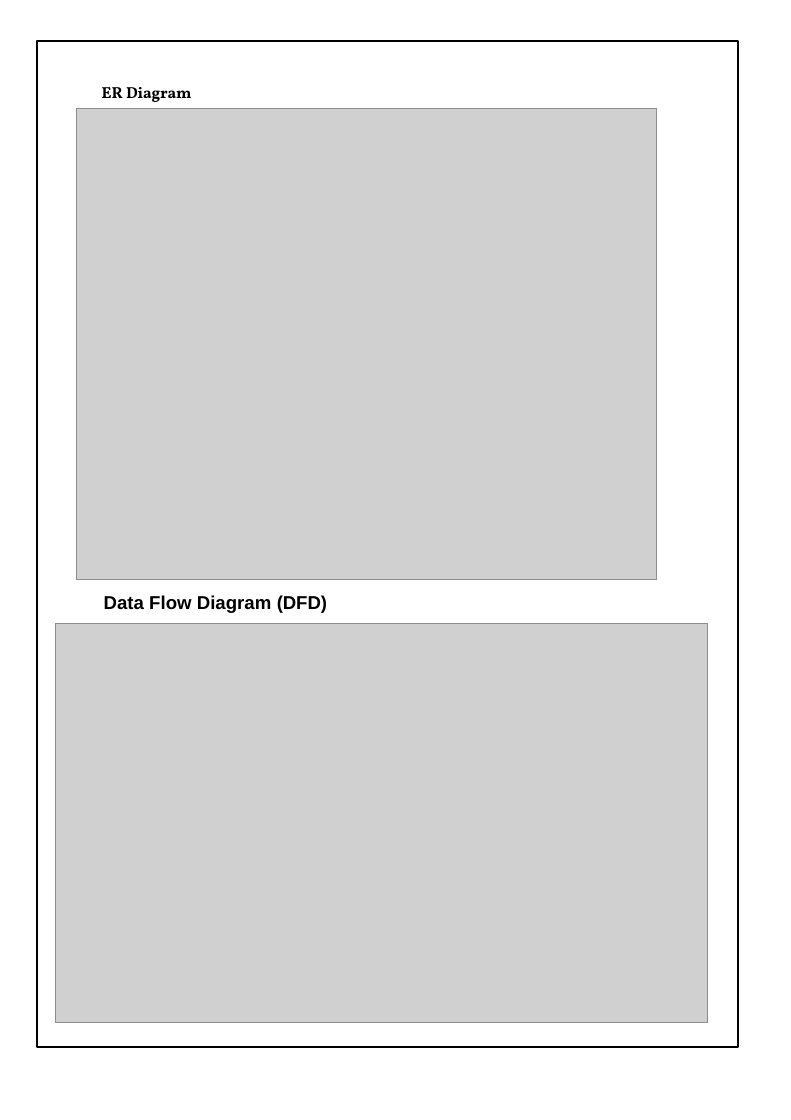
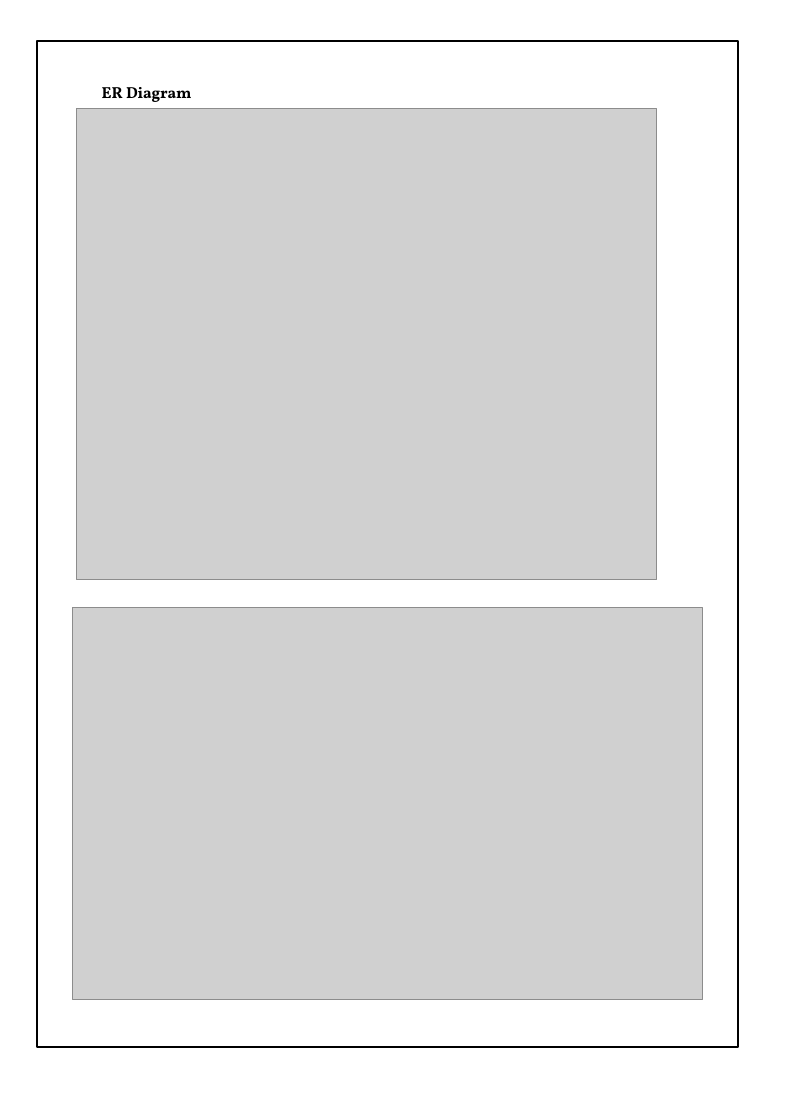
Before and after one commit to Luckysingh4263/Hospital_Magament_Maven_Project, a slide deck: slide 6 of HMS_Full_Project_Report1[1].pptx. Drawn at 791x1120 pixels with LibreOffice and Linux fonts; fonts in the diff are those of the drawing; grey boxes stand for pictures. Boxes give left, top, right and bottom in pixels: in the first picture for what was removed or moved away, otherwise in the second. Text is boxed around its words. In the diff, an @@ line names an element or a change of style, - is before the commit and + after.

```diff
--- a/HMS_Full_Project_Report1[1].pptx
+++ b/HMS_Full_Project_Report1[1].pptx
@@ text removed at (x1=104, y1=595, x2=327, y2=613) @@
-Data Flow Diagram (DFD)
@@ picture resized from (x1=56, y1=623, x2=708, y2=1023) to (x1=73, y1=608, x2=703, y2=1000) @@
```
